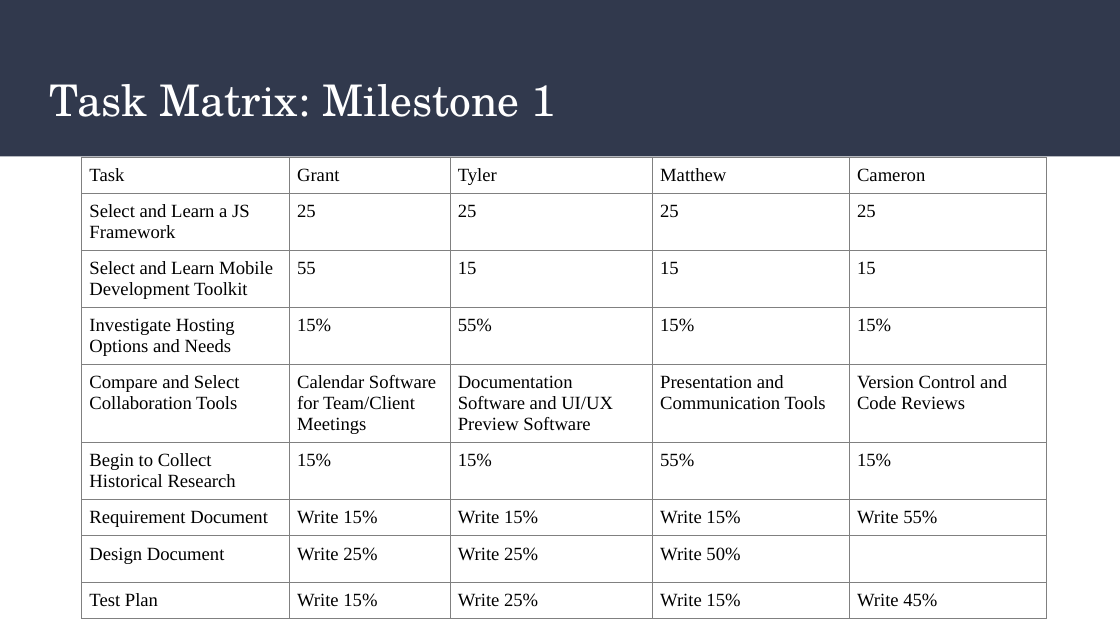
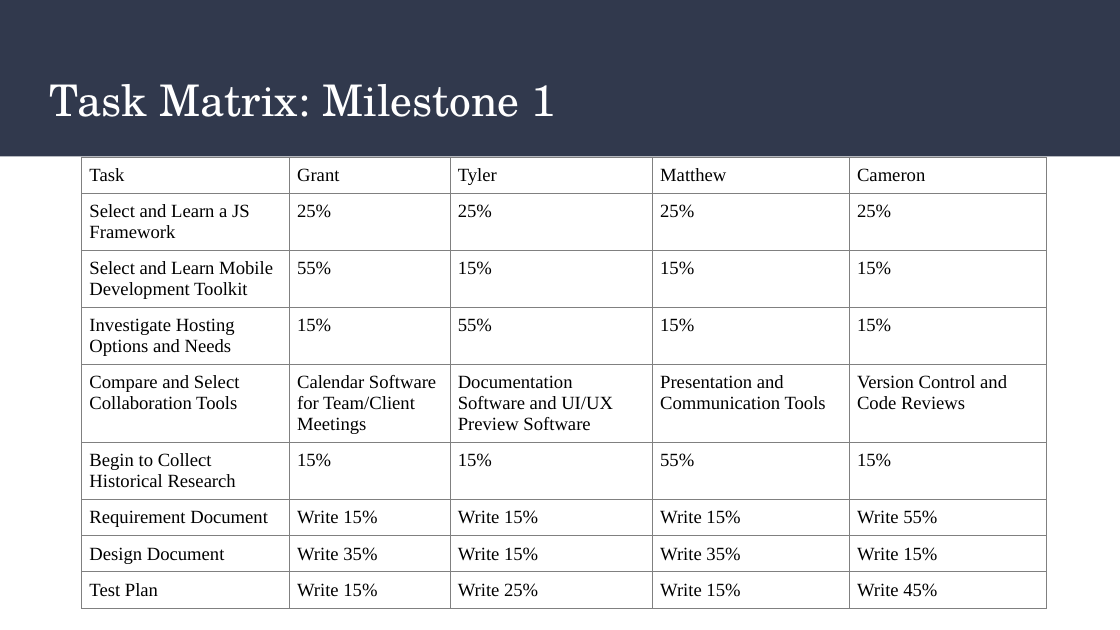
Before and after one commit to fit-history-app/fit-history-app.github.io, a slide deck: slide 10 of FIT History Tours Presentation.pptx (slide 9 before the commit). Drawn at 1120x630 pixels with LibreOffice and Linux fonts; fonts in the diff are those of the drawing. Boxes give left, top, right and bottom in pixels: in the first picture for what was removed or moved away, otherwise in the second. Text is boxed around its words. In the diff, an @@ line names an element or a change of style, - is before the commit and + after.

```diff
--- a/FIT History Tours Presentation.pptx
+++ b/FIT History Tours Presentation.pptx
@@ table at bbox=[82, 157, 1046, 601] @@
-row 2: Select and Learn a JS Framework | 25 | 25 | 25 | 25
+row 2: Select and Learn a JS Framework | 25% | 25% | 25% | 25%
-row 3: Select and Learn Mobile Development Toolkit | 55 | 15 | 15 | 15
+row 3: Select and Learn Mobile Development Toolkit | 55% | 15% | 15% | 15%
-row 8: Design Document | Write 25% | Write 25% | Write 50% | 
+row 8: Design Document | Write 35% | Write 15% | Write 35% | Write 15%
```
Also in this commit, not shown: 4 other slides changed, 1 slide added, 2 other files.
